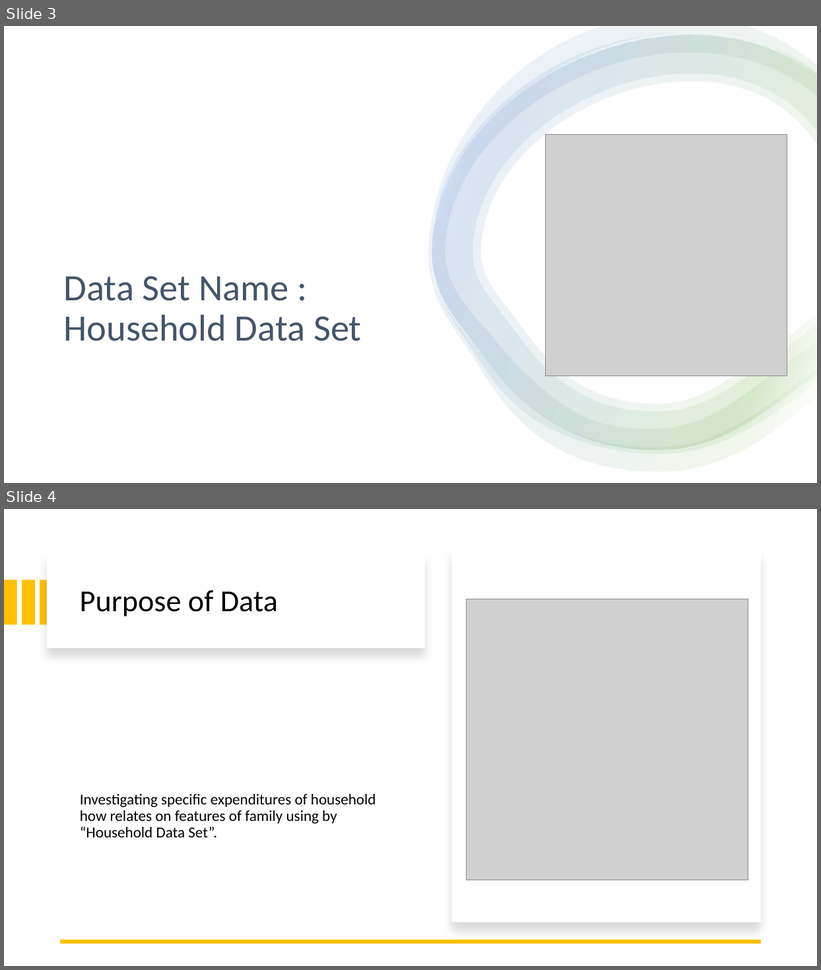
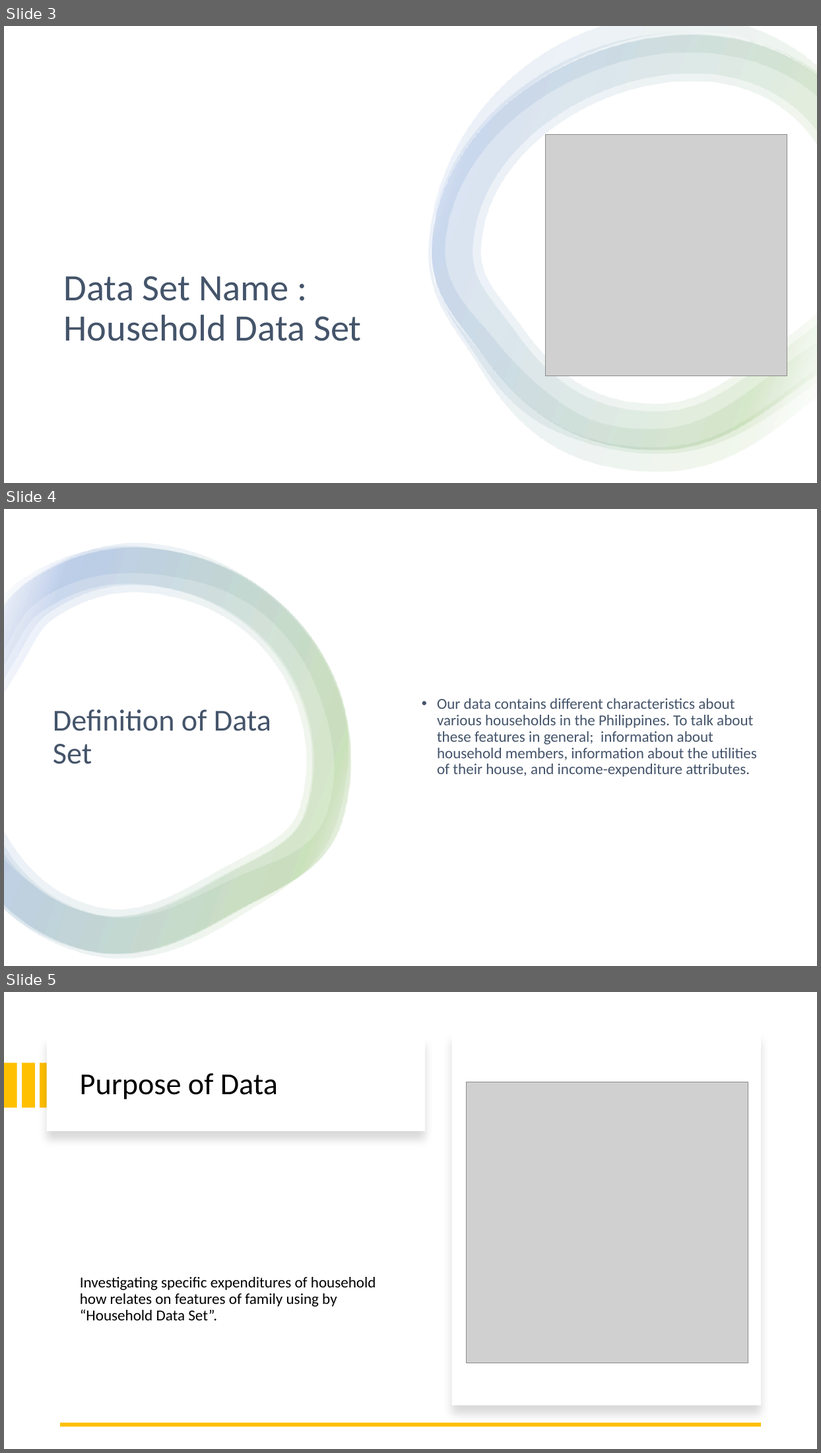
Before and after one commit to AliDikme/Database-Lab, a slide deck: dataPowerPoint.pptx. Shown one above the other, each under a label of ours: slides 3 and 4 before the commit, slides 3, 4 and 5 after it. The pictures are 821x970 and 821x1453 pixels, drawn with LibreOffice and Linux fonts; fonts in the diff are those of the drawing; grey boxes stand for pictures. Boxes give left, top, right and bottom in pixels: in the first picture for what was removed or moved away, otherwise in the second. Text is boxed around its words. In the diff, an @@ line names an element or a change of style, - is before the commit and + after.

Commit message:
powerpoint updated

```diff
--- a/dataPowerPoint.pptx
+++ b/dataPowerPoint.pptx
@@ slide 4 added at (4,509,817,966), background #FFFFFF @@
@@ rectangle added at (4,509,817,966), fill #FFFFFF @@
@@ group added at (4,543,351,959): 4 freeform shapes @@
@@ text added at (437,698,757,777), 18 pt, text #44546A @@
+• Our data contains different characteristics about various households in the Philippines. To talk about these features in general; information about household members, information about the utilities of their house, and income-expenditure attributes.
@@ title added at (53,710,271,764), 36 pt, text #44546A @@
+Definition of Data Set
@@ what was slide 4 is now slide 5 @@
```
